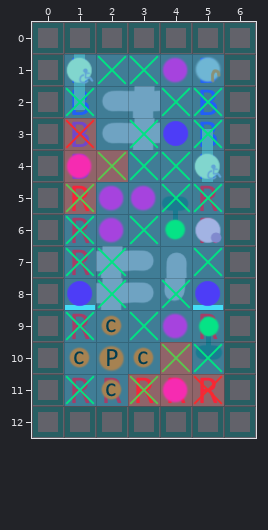
A Tiled map gets an edit: plans/level-design/level_ideas/2-13.tmx. The picture above is the old version.
Cells are 32x32 px. Shown: x 0..6, y 0..12.
Now the later version:
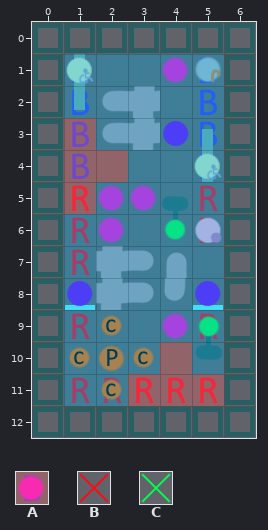
Key: from "rough sprites for level design": A 6, B 8, C 9.
_ is an empty cell, . an unchanged one.
See-through tiles are keyed as they look on the map.
What changed:
--- layer "Unmoveable/people" (now hidden)
@@ x 1..1 @@
- 4 A
+ 4 _
@@ x 4..4 @@
-11 A
+11 _
--- layer "Unmoveable/distancing" (now hidden)
@@ x 1..2 @@
- 3 B.
- 4 .B
- 5 B.
+ 3 _.
+ 4 ._
+ 5 _.
@@ x 3..5 @@
-10 .B.
-11 B.B
+10 ._.
+11 _._
--- layer "Moveable/distancing" (now hidden)
@@ x 1..5 @@
- 1 .CC..
- 2 C..CC
- 3 ..C.C
- 4 .CCC.
- 5 C..CC
- 6 C.C..
- 7 CC..C
- 8 .C.C.
- 9 C.C..
-10 ...CC
-11 C.C..
+ 1 .__..
+ 2 _..__
+ 3 .._._
+ 4 .___.
+ 5 _..__
+ 6 _._..
+ 7 __.._
+ 8 ._._.
+ 9 _._..
+10 ...__
+11 _._..
Changed places in both pictures, as pixel boxes (x1, y1, x2, y2):
removed: (65, 55, 223, 405)
